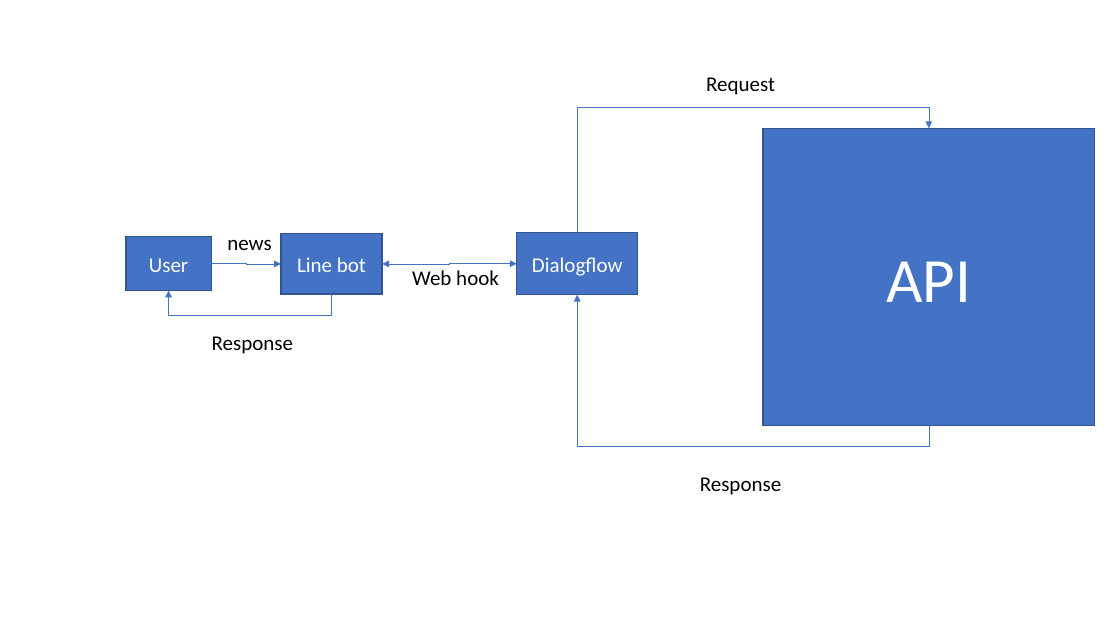
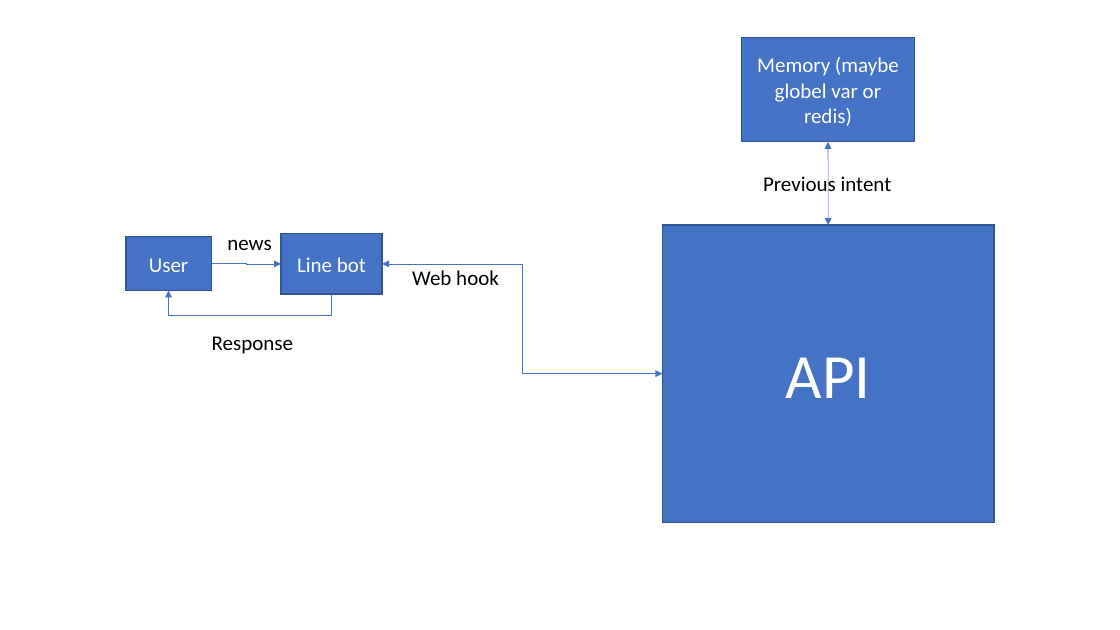
Before and after one commit to nuttapol-kor/fake-news-project, a slide deck: slide 6 of Presentation1.pptx. Drawn at 1120x630 pixels with LibreOffice and Linux fonts; fonts in the diff are those of the drawing. Boxes give left, top, right and bottom in pixels: in the first picture for what was removed or moved away, otherwise in the second. Text is boxed around its words. In the diff, an @@ line names an element or a change of style, - is before the commit and + after.

```diff
--- a/Presentation1.pptx
+++ b/Presentation1.pptx
@@ rectangle added at [742,38,915,142], fill #4472C4, outline #325491 1 pt, 18 pt, text #FFFFFF @@
+Memory (maybe globel var or redis)
@@ text removed at [706,77,775,95] @@
-Request
@@ elbow arrow removed from (577, 233) to (929, 129) @@
@@ double arrow added from (828, 142) to (828, 225), #4472C4 0.5 pt @@
@@ text added at [763,174,892,198], 18 pt, text #000000 @@
+Previous intent
@@ rectangle removed at [517,233,638,295] @@
-Dialogflow
@@ rectangle "API": place and size @@
-rectangle "API" at [763,129,1095,426]
+rectangle "API" at [663,225,995,523]
@@ elbow double arrow moved from (382, 264) - (517, 264) to (382, 264) - (663, 374) @@
@@ elbow arrow removed from (929, 426) to (577, 295) @@
@@ text removed at [700,477,781,495] @@
-Response
```
Also in this commit, not shown: 1 other slide changed, 5 other files.
